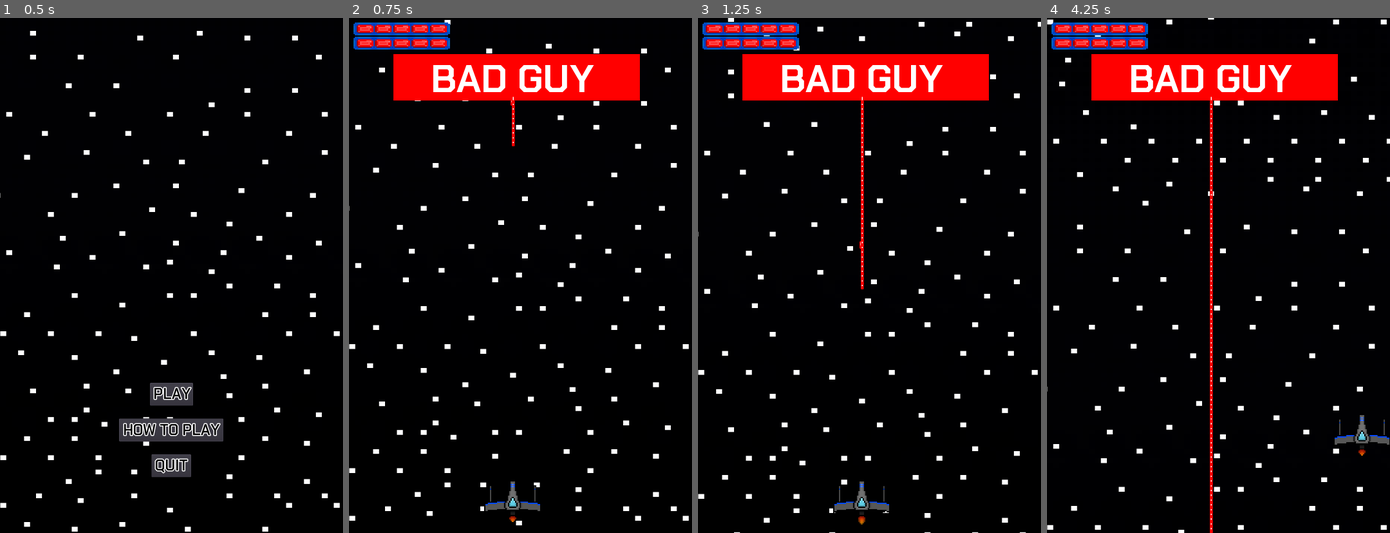
Above: before the commit, frames 1-4 (left to right).
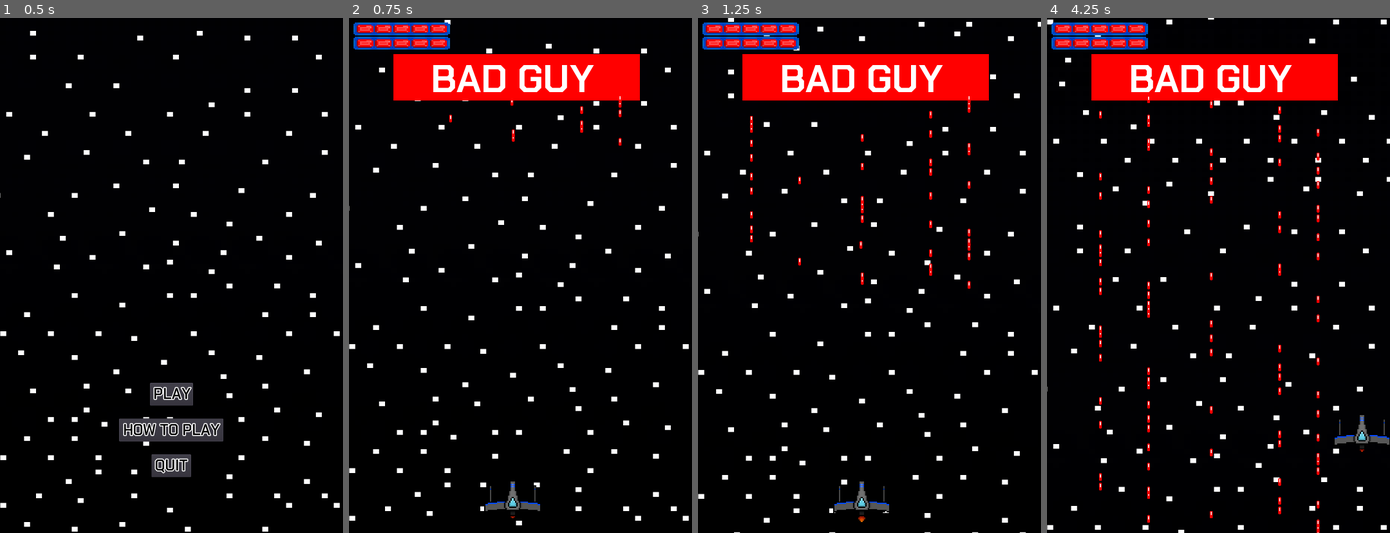
Above: after the commit, the same moments.

Repository: Cecilist/Final-BossFightBulletShooter
Game: Godot game, scene res://src/MainMenu.tscn
Two runs of this game, one before a commit and one after it. Both use one fixed random seed, a clock stepped at 60 frames per second and the inputs below.
Inputs:
- Up to frame 1 (0.5 s): no input
- Up to frame 2 (0.75 s): click "PLAY" at 0.5 s
- Up to frame 3 (1.25 s): no input
- Up to frame 4 (4.25 s): tap Enter (play_game) at 1.25, 1.35, 3.6 s; hold D (move_right) 1.28-2.03 s; hold S (move_down) 2.03-2.78 s; tap Space (shoot) at 2.1 s; hold D (move_right) 2.78-3.53 s; tap Tab (to_next_screen) at 2.85 s; hold W (move_up) from 3.53 s (still down)

Frame 1 is identical in both runs. In frame 2, 0.2% of the frame differs, in the area x 29-80%, y 15-98%; in frame 3, 0.7%; in frame 4, 1.7%, in the area x 15-93%, y 15-100%.

Commit message:
Boss now fires 5 seperate streams of bullets, commented out code found in Boss.gd will randomly move these streams around.

Diff:
--- a/project/src/Boss.gd
+++ b/project/src/Boss.gd
@@ -6,6 +6,7 @@
 var boss_paused = false
 
 var remaining_boss_health = boss_health
+var rng = RandomNumberGenerator.new()
 
 func _physics_process(_delta) -> void:
 	boss_paused = get_parent().game_paused
@@ -16,5 +17,26 @@
 
 func _fire_bullet():
 	var bullet = load("res://src/Boss_bullet.tscn").instance()
+	rng.randomize()
+	var random_num =  floor(rng.randf_range(0, 5))
 	get_node("/root/Level").add_child(bullet)
-	bullet.global_position = $Cannon3.global_position
+	if random_num == 0:
+		bullet.global_position = $Cannon1.global_position
+	if random_num == 1:
+		bullet.global_position = $Cannon2.global_position
+	if random_num == 2:
+		bullet.global_position = $Cannon3.global_position
+	if random_num == 3:
+		bullet.global_position = $Cannon4.global_position
+	if random_num == 4:
+		bullet.global_position = $Cannon5.global_position
+
+
+	# Code below will randomly move around cannons
+	#var randomX = rng.randf_range(-249, 269) # magic numbers representing current width of boss "sprite"
+	#var cannonMovement := Vector2(randomX, 97) # magic number represetning current general y location of cannons
+	#$Cannon1.set_position(cannonMovement)
+	#$Cannon2.set_position(cannonMovement)
+	#$Cannon3.set_position(cannonMovement)
+	#$Cannon4.set_position(cannonMovement)
+	#$Cannon5.set_position(cannonMovement)
--- a/project/src/Boss_bullet.gd
+++ b/project/src/Boss_bullet.gd
@@ -1,4 +1,6 @@
 extends Area2D
+
+var angle = 0
 
 func _physics_process(_delta):
 	position.y += 10
--- a/project/src/Player.gd
+++ b/project/src/Player.gd
@@ -62,13 +62,12 @@
 
 
 # Reduces the players health if they take damage
-func _on_Hitbox_body_entered(body) -> void:
+func _on_Hitbox_body_entered(_body) -> void:
 	pass
 	#if body == $Boss || body == $Boss_bullet:
 		#_remaining_player_health -= 10
 
 # using area, not body, for boss and bullets
 # this works, but will break if we use areas for anything else
-func _on_Hitbox_area_entered(area) -> void:
+func _on_Hitbox_area_entered(_area) -> void:
 		_remaining_player_health -= 10
-		print(_remaining_player_health)
--- a/project/src/Player.tscn
+++ b/project/src/Player.tscn
@@ -26,7 +26,7 @@
 [node name="ShipSprite" type="AnimatedSprite" parent="."]
 frames = SubResource( 1 )
 animation = "flying"
-frame = 2
+frame = 3
 playing = true
 
 [node name="Hitbox" type="Area2D" parent="."]
